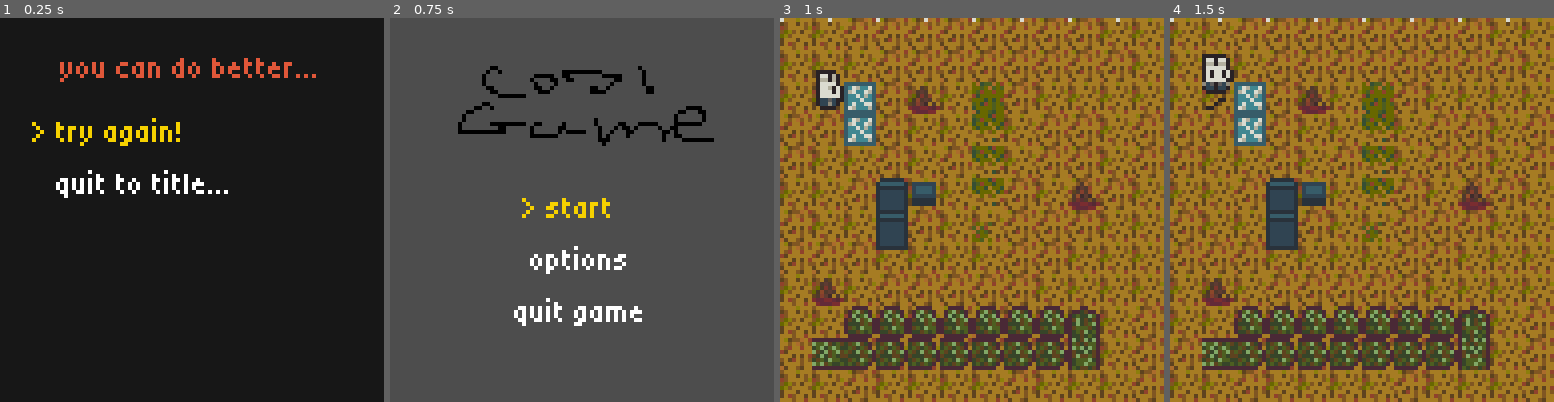
Above: before the commit, frames 1-4 (left to right).
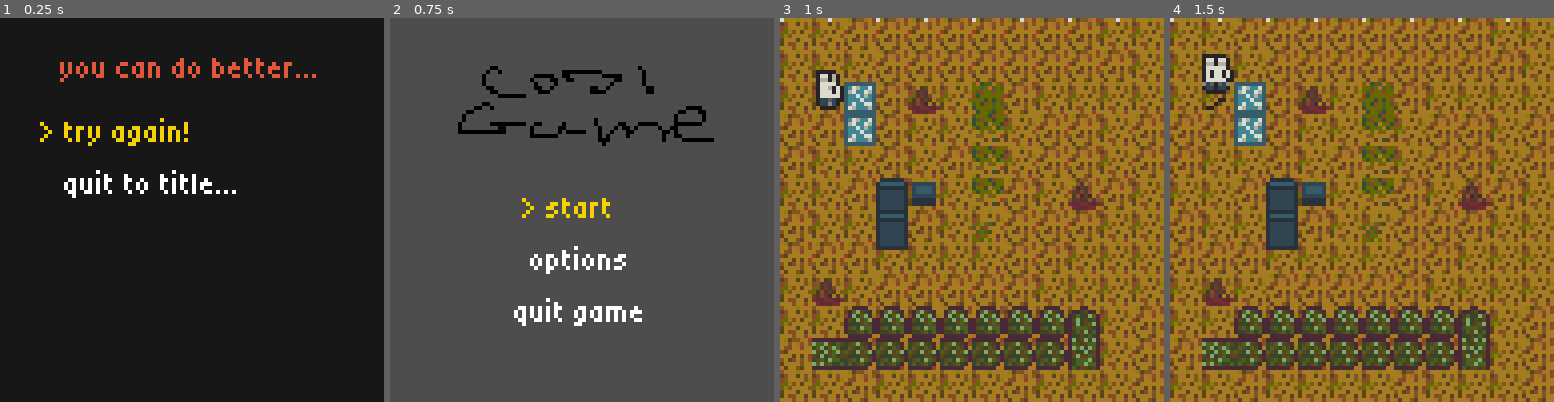
Above: after the commit, the same moments.

Repository: Someone68/cozyfall
Game: Godot game, scene res://scenes/death_screen.tscn
Two runs of this game, one before a commit and one after it. Both use one fixed random seed, a clock stepped at 60 frames per second and the inputs below. This scene is started directly instead of the project's main scene.
Inputs:
- Up to frame 1 (0.25 s): no input
- Up to frame 2 (0.75 s): tap Enter (ui_accept) at 0.5 s; hold Up (ui_up) from 0.53 s (still down); tap Z (tunnel) at 0.6 s
- Up to frame 3 (1 s): keep holding Up (ui_up); tap Enter (ui_accept) at 0.77 s
- Up to frame 4 (1.5 s): keep holding Up (ui_up); tap Enter (ui_accept) at 1.25 s; tap Z (tunnel) at 1.35 s

The runs differ from the first frame. In frame 1, 1.7% of the frame differs, in the area x 8-62%, y 26-47%; in frame 2, nothing differs; in frame 3, nothing differs; in frame 4, nothing differs.

Commit message:
add animated arrow

Diff:
--- a/scenes/select_menu.tscn
+++ b/scenes/select_menu.tscn
@@ -9,3 +9,9 @@
 grow_horizontal = 2
 grow_vertical = 2
 script = ExtResource("1_jsvjb")
+
+[node name="Timer" type="Timer" parent="." unique_id=100538777]
+wait_time = 0.75
+autostart = true
+
+[connection signal="timeout" from="Timer" to="." method="_on_timer_timeout"]
--- a/scripts/select_menu.gd
+++ b/scripts/select_menu.gd
@@ -7,9 +7,11 @@
 @export var highlight_color := Color(0.965, 0.82, 0.0, 1.0)
 @export var wrap_around := true
 @export var prefix := "> "
+@export var alternate_add := " "
 @export var spaces := "   "
 
 var index := 0
+var alternate_prefix := false
 
 func _ready():
 	_refresh()
@@ -42,5 +44,14 @@
 	var items := _items()
 	for i in items.size():
 		items[i].modulate = highlight_color if i == index else normal_color
-		items[i].text = "> " + items[i].text.trim_prefix(spaces).trim_suffix(spaces) + spaces if i == index \
-		else spaces + items[i].text.trim_prefix(prefix).trim_prefix(spaces).trim_suffix(spaces) + spaces
+		items[i].text = alternate_add + prefix + remove_prefix(items[i].text) + spaces + alternate_add if i == index \
+		else spaces + alternate_add + remove_prefix(items[i].text) + spaces + alternate_add
+
+func _on_timer_timeout() -> void:
+	var items := _items()
+	items[index].text = alternate_add + prefix + remove_prefix(items[index].text) + spaces + alternate_add if alternate_prefix \
+	else prefix + alternate_add + remove_prefix(items[index].text) + spaces + alternate_add
+	alternate_prefix = !alternate_prefix
+
+func remove_prefix(text: String) -> String:
+	return text.trim_prefix(alternate_add).trim_prefix(prefix).trim_prefix(spaces).trim_prefix(alternate_add).trim_suffix(spaces).trim_suffix(alternate_add)
